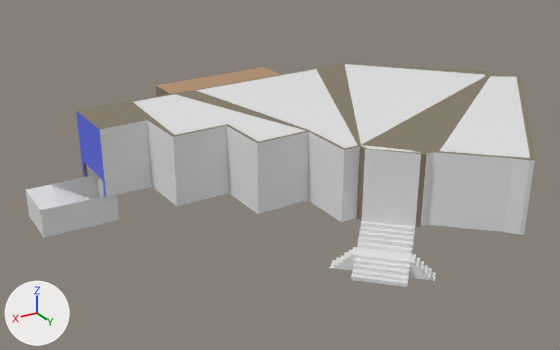
Before and after pictures for a commit that changed the Blender file Right_building/Right_building.blend.
Both versions are drawn from a 50 mm lens placed at (78.8, 126.6, 65.3), pointed at (8.4, 9.3, 6.6). Lighting does not change. The marker at lower left points along +X, +Y and +Z. The picture after the commit comes second.

Names of what the first picture shows: 'Building_Right', 'Cube', 'Cube.002', 'stairs'.
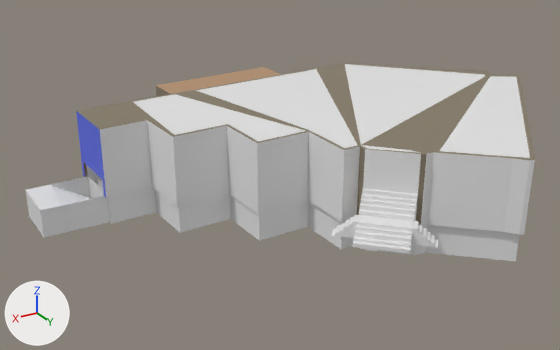
Commit message: Linked the basment object with the new basement blend file in  folder

Edits to the bpy script that builds the scene:
```text
Add mat_material_004:
    mat_material_004 = principled_material('Material.004')
    mat_material_004.base_color = (0.8, 0.8, 0.8)  # white #e7e7e7
Add me_plane_001:
    me_plane_001.from_pydata(...)  # 131 vertices, 76 faces, 1 loose edge; spans x -52.6..35.3, y -28.4..33.4, z -5.8..0.1
    me_plane_001.materials.append(mat_material_004)  # white #e7e7e7
Add col_collection_001:
    col_collection_001 = bpy.data.collections.new('Collection.001')
    col_collection_001.objects.link(ob_basement)
Change ob_stairs:
    ob_stairs.location: (5.2, 36.5, 3.0) -> (5.2, 36.5, 9.2)
Change ob_cube_002:
    ob_cube_002.location: (2.1, 42.4, 0.6) -> (2.1, 42.4, 6.7)
Change ob_cube:
    ob_cube.location: (9.1, 33.6, 0.6) -> (9.1, 33.6, 6.7)
Add ob_collection:
    ob_collection = bpy.data.objects.new('Collection', None)
    ob_collection.location = (4.0, 14.5, 5.4)
    ob_collection.instance_type = 'COLLECTION'
    ob_collection.instance_collection = col_collection_001
Add ob_basement:
    ob_basement = bpy.data.objects.new('basement', me_plane_001)
    ob_basement.location = (0.0, 0.0, 0.0)
```

Boxes (x1, y1, x2, y2) around the edits, measured in the pictures (560 x 350 px):
'Collection', added: after (88, 177, 519, 261)
'stairs', moved: before (351, 221, 415, 287); after (353, 188, 418, 254)
'Cube.002', moved: before (409, 254, 436, 280); after (412, 221, 439, 247)
'Cube', moved: before (330, 247, 357, 270); after (331, 215, 358, 238)
